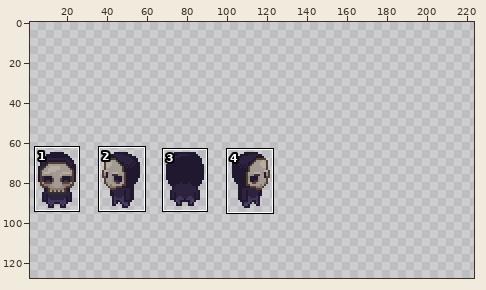
Two states of a sprite sheet, data/avatar.png. The first picture is a wide view before the edit; the outline marks the close-up.
Close-up. Earlier state:
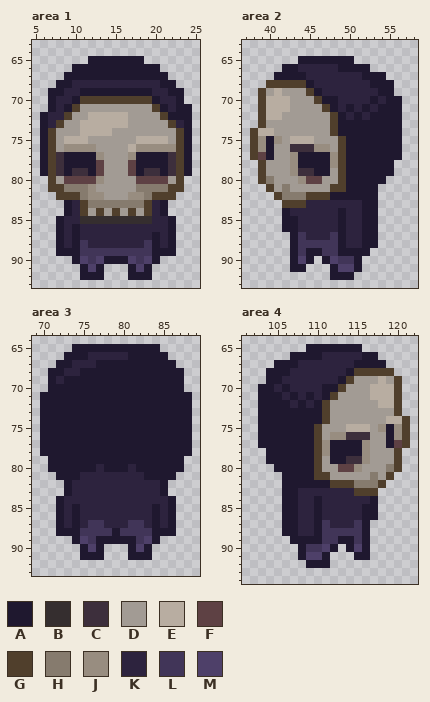
The file is 384x96 pixels, drawn in blocks of 3x3; one block is one cell here. Colours within 5 levels of each other are drawn and written as one. Shown: area 1: x 5..25, y 63..93; area 2: x 37..58, y 63..93; area 3: x 69..89, y 64..93; area 4: x 101..122, y 64..94. The old version is drawn lined up with the new one, on the new canvas. The wide view leaves out empty margins. The commit also changed other parts of the picture, which this record leaves out.
Palette (. is transparent): A #1f182f  B #352e2f  C #3d2f3c  D #a29b94  E #b8ada1  F #5e4144  G #503f2c  H #867b6e  J #988d80  K #2d233e  L #413558  M #4e4069
Pixels before, area 1, first column x 6:
65 ......AAAAAAA......
66 ....AAAAAAAAAAA....
67 ...AAAAAAAAAAAAA...
68 ..AAKKKKKKKKKKKAA..
69 .AAKKAAAAAAAAAKKAA.
70 .AKKAGGGGGGGGGAKKA.
71 .AKAGDDDDDDDDDGAKAA
72 AKKGDDEEEEEDDDDGAAA
73 AKGDDEEEEEEDDDDDGKA
74 AGDDDEEEEDDDDDDDDGA
75 AGDEEEDDDDDDEEEEDGA
76 AGDJJJJDDDDEJJJJJGA
77 AGCAAAAJDDDJAAAACGA
78 AGCAAAAFDDDFAAAACGA
79 AGCACCAFDDDFACCACGA
80 .GDFFFFJDDDDFFFFDG.
81 .GGHHHJDDDDDHHHHGG.
82 ..GGGHJJDDDJJHGGG..
83 ...AKGHHHHHHHGKA...
84 ...AKGDGDGDGDGKA...
85 ..AKKBBBBBBBBBKKA..
86 ..AKAKKKKKKKKKKKA..
87 ..AKAKKKKKKKKKAKA..
88 ..AKALKKKKKKKLAKA..
89 ..AAALLLLLLLLLAAA..
90 ....AMLMAAAMLMA....
91 .....AMA...AMA.....
92 .....AAA...AAA.....
Pixels before, area 2, first column x 38:
65 ......AAAAAAA......
66 ....AAKKKKKAAAA....
67 ...AAAAKKKKKKKAAA..
68 ..GGGGGAKKKKKKKAAA.
69 .GDEDDDGAKKKKKKKAA.
70 .GEEEDDDGAAKKKKAKAA
71 .GEEEDDDDGAKAKAKAAA
72 .GEEDDDDDDGAKAKAAAA
73 .GDDDDDDDDGAAAAAAAA
74 GEEDDDDDDDGAAAAAAAA
75 GJAJDEEEDDDGAAAAAAA
76 GJADDCCCJJDGAAAAAAA
77 GFADDJAAAAJGAAAAAAA
78 .GDDDJAAAAJGAAAAAA.
79 .GDDDJCCAADGAAAAAA.
80 .GHDDDJFFDDGAAAAA..
81 ..GDHDDDDDGGAAAA...
82 ...GHHHGGGAAAAAA...
83 ....GGGKKKKKKKAA...
84 ....AKKKKKKAKKAA...
85 ....AAKKKKKAKKAA...
86 ....AAKKKKKAKKAA...
87 .....ALKKKLAKKAA...
88 .....ALLLLLAKKAA...
89 .....ALAALLAAAA....
90 .....AMA.AMLLA.....
91 .....AA...AMMA.....
92 ..........AAA......
Pixels before, area 3, first column x 70:
65 ....AAAAAAAAAAA....
66 ...AAAKKKKKAAAAA...
67 ..AAKKKAAAAAAAAAA..
68 .AAKKAAAAAAAAAAAAA.
69 .AKAAAAAAAAAAAAAAA.
70 .AAAAAAAAAAAAAAAAA.
71 AAAAAAAAAAAAAAAAAAA
72 AAAAAAAAAAAAAAAAAAA
73 AAAAAAAAAAAAAAAAAAA
74 AAAAAAAAAAAAAAAAAAA
75 AAAAAAAAAAAAAAAAAAA
76 AAAAAAAAAAAAAAAAAAA
77 AAAAAAAAAAAAAAAAAAA
78 AAAAAAAAAAAAAAAAAAA
79 .AAAAAAAAAAAAAAAAA.
80 .AAAAAAKAAAKAAAAAA.
81 ..AAAKKKKKKKKAAAA..
82 ...AKKKKKKKKKKKA...
83 ...AKKKKKKKKKKKA...
84 ..AKKKKKKKKKKKKKA..
85 ..AKAKKKKKKKKKAKA..
86 ..AKAKKKKKKKKKAKA..
87 ..AKAKLLKKKLLKAKA..
88 ..AAALLLLALLLLAAA..
89 ....AMLAAAAALMA....
90 .....AMA...AMA.....
91 .....AAA...AAA.....
Pixels before, area 4, first column x 103:
65 ......AAAAAAA......
66 ....AAAAKKKKKAA....
67 ..AAAKKKKKKKAAAA...
68 .AAAKKKKKKKAGGGGG..
69 .AAKKKKKKKAGDDDEDG.
70 AAKAKKKKAAGDDDEEEG.
71 AAAKAKAKAGDDDDEEEG.
72 AAAAKAKAGDDDDDDEEG.
73 AAAAAAAAGDDDDDDDDG.
74 AAAAAAAAGDDDDDDDEEG
75 AAAAAAAGDDDEEEDJAJG
76 AAAAAAAGDJJCCCDDAJG
77 AAAAAAAGJAAAAJDDAFG
78 .AAAAAAGJAAAAJDDDG.
79 .AAAAAAGDAACCJDDDG.
80 ..AAAAAGDDFFJDDDHG.
81 ...AAAAGGDDDDDHDG..
82 ...AAAAAAGGGHHHG...
83 ...AAKKKKKKKGGG....
84 ...AAKKAKKKKKKA....
85 ...AAKKAKKKKKAA....
86 ...AAKKAKKKKKAA....
87 ...AAKKALKKKLA.....
88 ...AAKKALLLLLA.....
89 ....AAAALLAALA.....
90 .....ALLMA.AMA.....
91 .....AMMA...AA.....
92 ......AAA..........
The result:
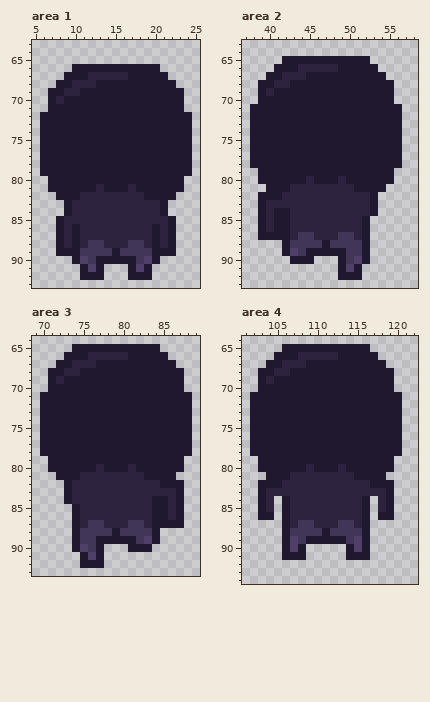
Difference:
canvas 128x32 -> 224x128, the old top-left corner now at 0,63
Area 1:
y 65: x 12..18 AAAAAAA -> .......
y 67: x 12..16 AAAAA -> KKKKK
y 68: x 13..20 KKKKKKKK -> AAAAAAAA
y 69: x 20..21 KK -> AA
y 70: x 9 K -> A; x 11..19 GGGGGGGGG -> AAAAAAAAA; x 21..22 KK -> AA
y 71: x 8 K -> A; x 10..20 GDDDDDDDDDG -> AAAAAAAAAAA; x 22 K -> A; x 24 A -> .
y 72: x 7..21 KKGDDEEEEEDDDDG -> AAAAAAAAAAAAAAA
y 73: x 7..23 KGDDEEEEEEDDDDDGK -> AAAAAAAAAAAAAAAAA
y 74: x 7..23 GDDDEEEEDDDDDDDDG -> AAAAAAAAAAAAAAAAA
y 75: x 7..23 GDEEEDDDDDDEEEEDG -> AAAAAAAAAAAAAAAAA
y 76: x 7..23 GDJJJJDDDDEJJJJJG -> AAAAAAAAAAAAAAAAA
y 77: x 7..8 GC -> AA; x 13..17 JDDDJ -> AAAAA; x 22..23 CG -> AA
y 78: x 7..8 GC -> AA; x 13..17 FDDDF -> AAAAA; x 22..23 CG -> AA
y 79: x 7..8 GC -> AA; x 10..11 CC -> AA; x 13..17 FDDDF -> AAAAA; x 19..20 CC -> AA; x 22..23 CG -> AA
y 80: x 7..23 GDFFFFJDDDDFFFFDG -> AAAAAAAAAAAAAAAAA
y 81: x 7..23 GGHHHJDDDDDHHHHGG -> AAAAAAKAAAKAAAAAA
y 82: x 8..22 GGGHJJDDDJJHGGG -> AAAKKKKKKKKAAAA
y 83: x 11..19 GHHHHHHHG -> KKKKKKKKK
y 84: x 11..19 GDGDGDGDG -> KKKKKKKKK
y 85: x 11..19 BBBBBBBBB -> KKKKKKKKK
y 86: x 20 K -> A
y 88: x 11..13 LKK -> KLL; x 17..19 KKL -> LLK
y 89: x 15 L -> A
y 90: x 13 M -> A; x 17 M -> A
Area 2:
y 65: x 42..43 .. -> AA; x 51..52 .. -> AA
y 66: x 41 . -> A; x 53 . -> A
y 67: x 40 . -> A; x 42..51 AAAKKKKKKK -> KKKAAAAAAA
y 68: x 39..44 .GGGGG -> AAKKAA; x 46..52 KKKKKKK -> AAAAAAA
y 69: x 39..45 GDEDDDG -> AKAAAAA; x 47..53 KKKKKKK -> AAAAAAA
y 70: x 39..46 GEEEDDDG -> AAAAAAAA; x 49..52 KKKK -> AAAA; x 54 K -> A; x 56 A -> .
y 71: x 38..47 .GEEEDDDDG -> AAAAAAAAAA; x 49 K -> A; x 51 K -> A; x 53 K -> A
y 72: x 38..48 .GEEDDDDDDG -> AAAAAAAAAAA; x 50 K -> A; x 52 K -> A
y 73: x 38..48 .GDDDDDDDDG -> AAAAAAAAAAA
y 74: x 38..48 GEEDDDDDDDG -> AAAAAAAAAAA
y 75: x 38..39 GJ -> AA; x 41..49 JDEEEDDDG -> AAAAAAAAA
y 76: x 38..39 GJ -> AA; x 41..49 DDCCCJJDG -> AAAAAAAAA
y 77: x 38..39 GF -> AA; x 41..43 DDJ -> AAA; x 48..49 JG -> AA
y 78: x 38..43 .GDDDJ -> AAAAAA; x 48..49 JG -> AA; x 56 . -> A
y 79: x 39..45 GDDDJCC -> AAAAAAA; x 48..49 DG -> AA
y 80: x 39..49 GHDDDJFFDDG -> AAAAAAKAAAK; x 55 . -> A
y 81: x 40..50 GDHDDDDDGGA -> AAAKKKKKKKK; x 54 . -> A
y 82: x 39..52 ..GHHHGGGAAAAA -> AAAKKKKKKKKKKK
y 83: x 39..44 ...GGG -> AKKKKK; x 52 A -> K
y 84: x 39..41 ... -> AKA; x 49 A -> K; x 52 A -> K
y 85..86: x 39..41 ... -> AKA; x 43 A -> K; x 49 A -> K; x 53 A -> .
y 87: x 39..43 ....A -> AAAAK; x 45 K -> L; x 48..50 LAK -> KLL; x 53 A -> .
y 88: x 42..43 .A -> AL; x 47 L -> A; x 49..51 AKK -> LLL; x 53 A -> .
y 89: x 42..43 .A -> AM; x 47..48 LL -> AA; x 50..51 AA -> LL
y 90: x 44 M -> A; x 47..49 AML -> ..A; x 51..52 A. -> MA
y 91: x 43..44 AA -> ..; x 48..49 AM -> .A
y 92: x 48 A -> .; x 51 . -> A
Area 3:
y 82: x 86..87 .. -> AA
y 83: x 85..87 A.. -> KKA
y 84: x 72..73 AK -> .A; x 84..87 KKA. -> AAKA
y 85..86: x 72..73 AK -> ..; x 85..87 KA. -> AKA
y 87: x 72..73 AK -> ..; x 85 K -> A; x 87 . -> A
y 88: x 72..73 AA -> ..; x 85..86 AA -> ..
y 89: x 75 M -> L
y 90: x 74..76 .AM -> AML; x 82 M -> A
y 91: x 76 A -> M; x 81..83 AAA -> ...
y 92: x 75..77 ... -> AAA
Area 4:
y 65: x 106..108 ... -> AAA; x 116 . -> A
y 66: x 105..106 .. -> AA; x 108..110 AAA -> KKK; x 113..115 KKK -> AAA
y 67: x 104 . -> A; x 106..107 AA -> KK; x 109..114 KKKKKK -> AAAAAA
y 68: x 103 . -> A; x 105..113 AAKKKKKKK -> KKAAAAAAA; x 115..119 GGGGG -> AAAAA
y 69: x 103..104 .A -> AK; x 106..112 KKKKKKK -> AAAAAAA; x 114..120 GDDDEDG -> AAAAAA.
y 70: x 105 K -> A; x 107..110 KKKK -> AAAA; x 113..120 GDDDEEEG -> AAAAAAA.
y 71: x 102 . -> A; x 106 K -> A; x 108 K -> A; x 110 K -> A; x 112..120 GDDDDEEEG -> AAAAAAAAA
y 72: x 102 . -> A; x 107 K -> A; x 109 K -> A; x 111..120 GDDDDDDEEG -> AAAAAAAAAA
y 73: x 102 . -> A; x 111..120 GDDDDDDDDG -> AAAAAAAAAA
y 74: x 102 . -> A; x 111..121 GDDDDDDDEEG -> AAAAAAAAAA.
y 75: x 102 . -> A; x 110..118 GDDDEEEDJ -> AAAAAAAAA; x 120..121 JG -> A.
y 76: x 102 . -> A; x 110..118 GDJJCCCDD -> AAAAAAAAA; x 120..121 JG -> A.
y 77: x 102 . -> A; x 110..111 GJ -> AA; x 116..118 JDD -> AAA; x 120..121 FG -> A.
y 78: x 102..103 .. -> AA; x 110..111 GJ -> AA; x 116..120 JDDDG -> AAAAA
y 79: x 103 . -> A; x 110..111 GD -> AA; x 114..120 CCJDDDG -> AAAAAA.
y 80: x 103..104 .. -> AA; x 109..120 AGDDFFJDDDHG -> KAAAKAAAAAA.
y 81: x 104..105 .. -> AA; x 107..119 AAAGGDDDDDHDG -> KKKKKKKKAAAA.
y 82: x 103..119 ...AAAAAAGGGHHHG. -> AAAKKKKKKKKKKKAAA
y 83: x 103..107 ...AA -> AKKKK; x 115..119 GGG.. -> KKKKA
y 84: x 103..104 .. -> AK; x 107 A -> K; x 110 A -> K; x 116..119 KA.. -> A.KA
y 85: x 103..104 .. -> AK; x 107 A -> K; x 110 A -> K; x 117..119 A.. -> .KA
y 86: x 103..104 .. -> AA; x 107 A -> K; x 110 A -> K; x 117..119 A.. -> .AA
y 87: x 107..111 AKKAL -> KLLKK; x 113..115 KKL -> LLK
y 88: x 107..111 AKKAL -> LLLLA
y 89: x 106..108 .AA -> AML; x 111..112 LL -> AA; x 114..115 AL -> LM
y 90: x 106..107 .. -> AM; x 109..112 LLMA -> ....
y 91: x 106..107 .. -> AA; x 109..111 MMA -> ...; x 114 . -> A
y 92: x 109..111 AAA -> ...
